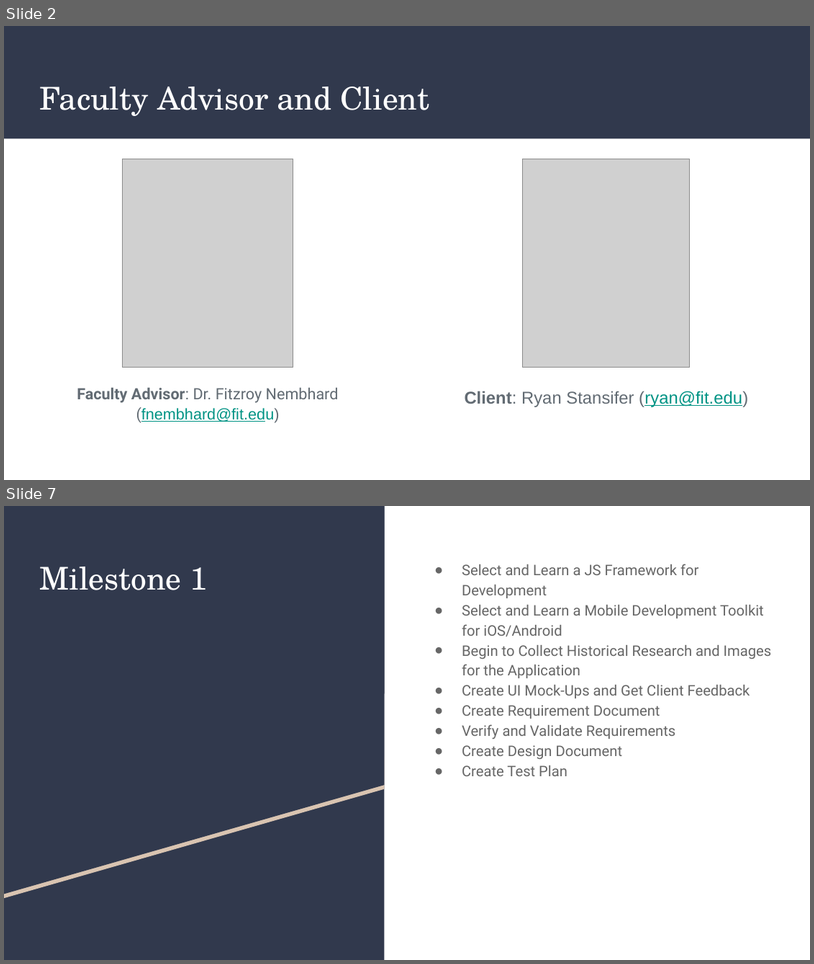
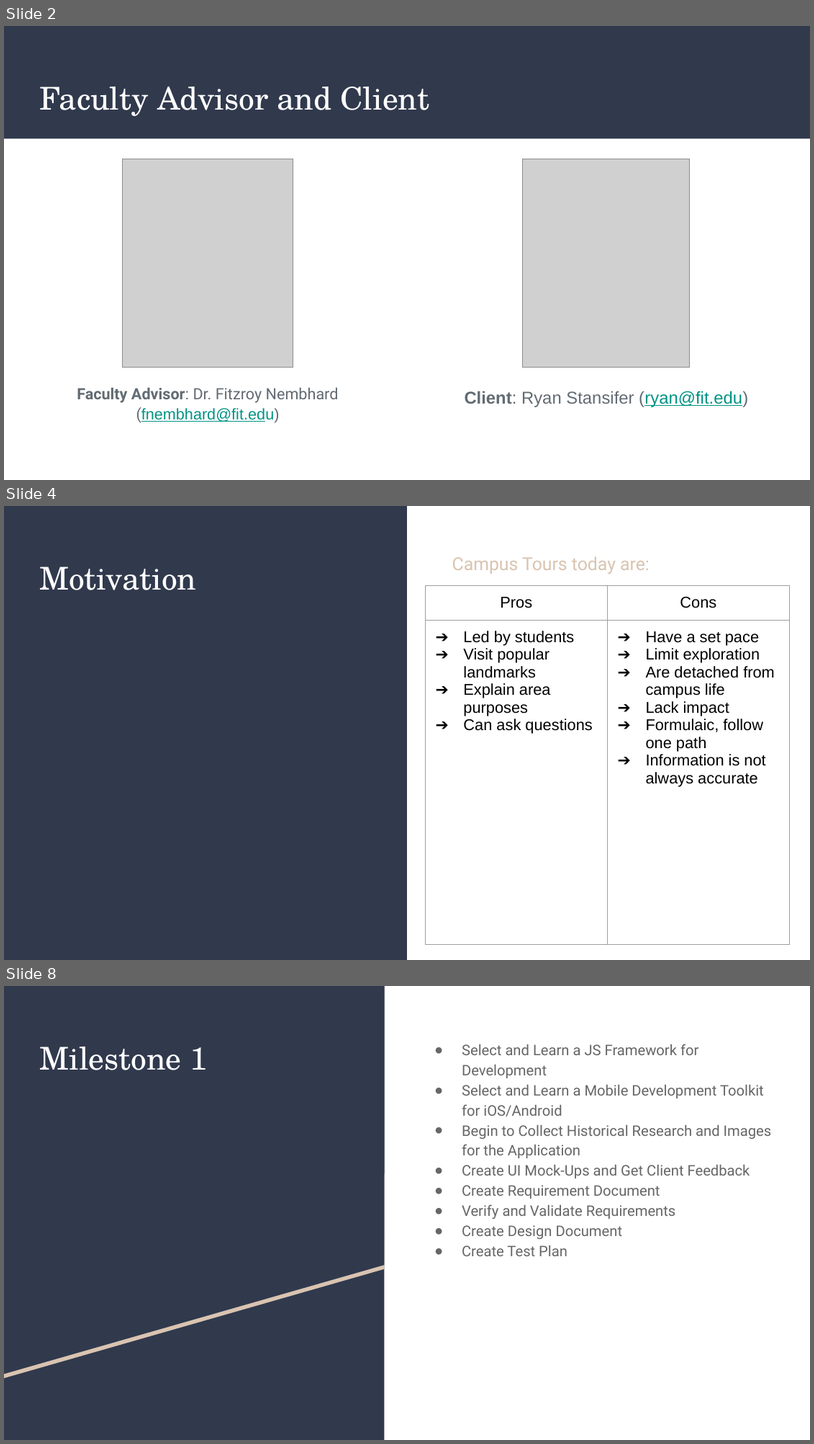
Before and after one commit to fit-history-app/fit-history-app.github.io, a slide deck: FIT History Tours Presentation.pptx. Shown one above the other, each under a label of ours: slides 2 and 7 before the commit, slides 2, 4 and 8 after it; the slides between them are not shown. The pictures are 814x964 and 814x1444 pixels, drawn with LibreOffice and Linux fonts; fonts in the diff are those of the drawing; grey boxes stand for pictures. Boxes give left, top, right and bottom in pixels: in the first picture for what was removed or moved away, otherwise in the second. Text is boxed around its words. In the diff, an @@ line names an element or a change of style, - is before the commit and + after.

```diff
--- a/FIT History Tours Presentation.pptx
+++ b/FIT History Tours Presentation.pptx
@@ slide 4 added at bbox=[4, 506, 810, 960], background #FFFFFF @@
@@ rectangle added at bbox=[4, 506, 407, 959], fill #31394D @@
@@ title added at bbox=[39, 566, 196, 590], 28 pt, text #FFFFFF @@
+Motivation
@@ subtitle added at bbox=[453, 556, 650, 574], 16 pt, text #D9C4B1 @@
+Campus Tours today are:
@@ table added at bbox=[426, 586, 790, 850], 2 rows, 2 columns @@
+Pros | Cons
+Led by students / Visit popular landmarks / Explain area purposes / Can ask questions | Have a set pace / Limit exploration / Are detached from campus life / Lack impact / Formulaic, follow one path / Information is not always accurate
@@ what was slide 7 is now slide 8 @@
```
Also in this commit, not shown: 5 slides changed, 2 other files.
